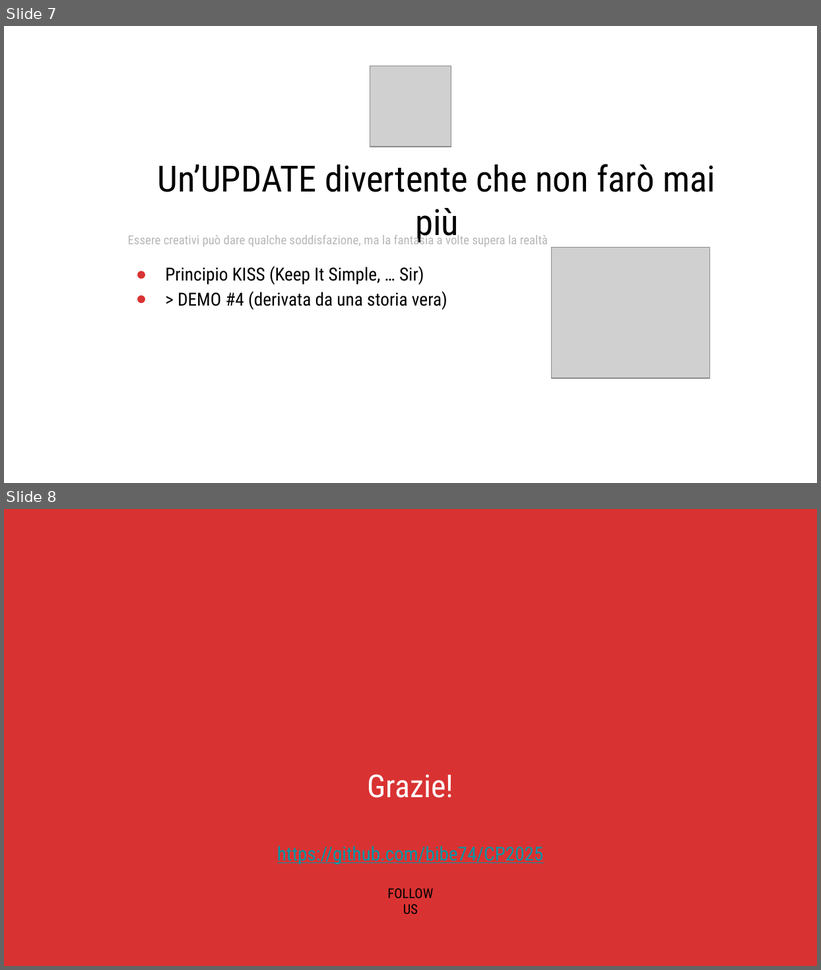
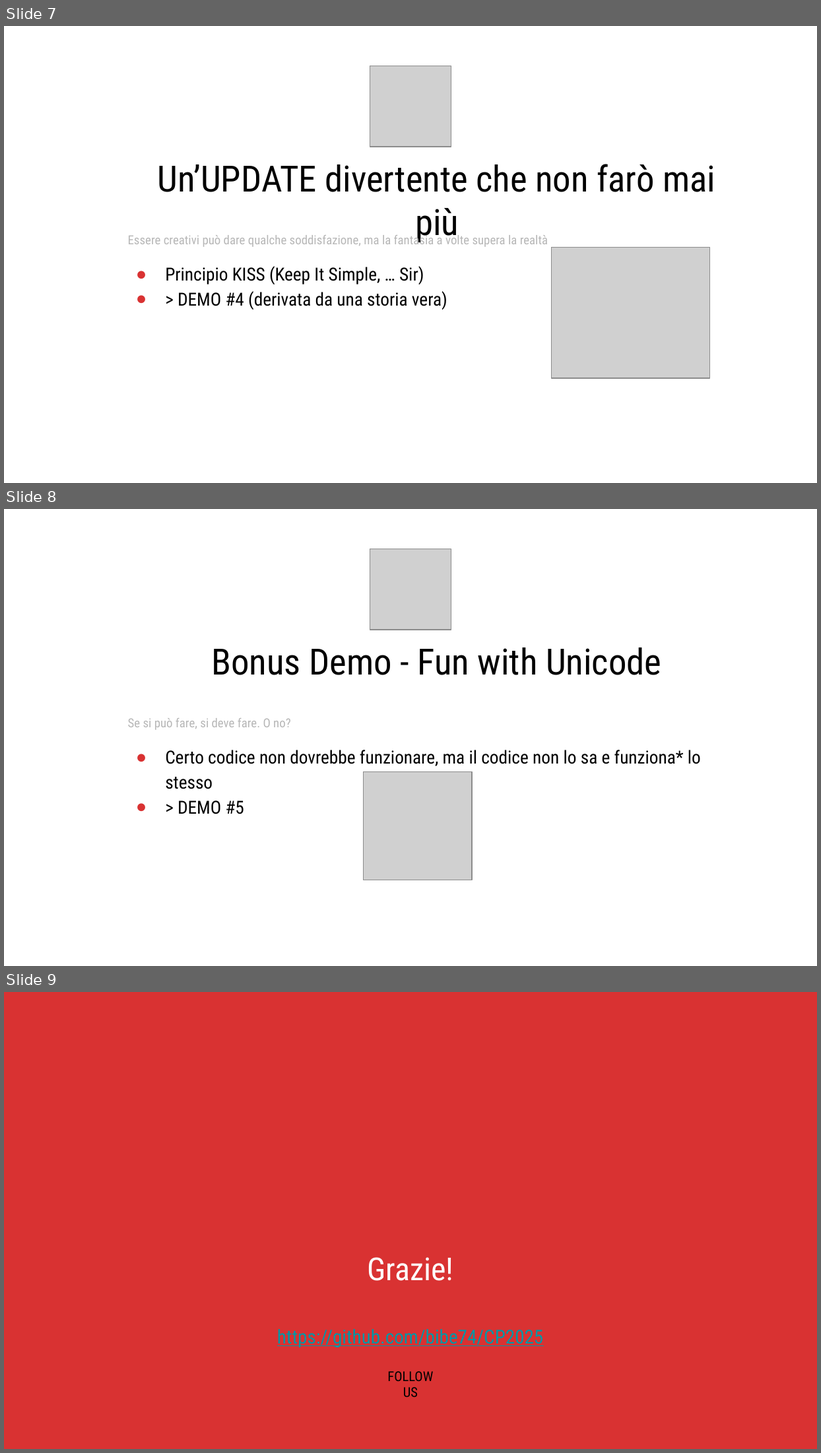
Before and after one commit to bibe74/CP2025, a slide deck: CP2025 - Utilizzare SQL.pptx. Shown one above the other, each under a label of ours: slides 7 and 8 before the commit, slides 7, 8 and 9 after it. The pictures are 821x970 and 821x1453 pixels, drawn with LibreOffice and Linux fonts; fonts in the diff are those of the drawing; grey boxes stand for pictures; background and template pictures are left out. Boxes give left, top, right and bottom in pixels: in the first picture for what was removed or moved away, otherwise in the second. Text is boxed around its words. In the diff, an @@ line names an element or a change of style, - is before the commit and + after.

Commit message:
Added bonus demo to the presentation

```diff
--- a/CP2025 - Utilizzare SQL.pptx
+++ b/CP2025 - Utilizzare SQL.pptx
@@ slide 8 added at <box>4,509,817,966</box>, background #FFFFFF @@
@@ picture added at <box>370,549,451,630</box> @@
@@ title added at <box>211,648,661,675</box>, 32 pt, text #000000 @@
+Bonus Demo - Fun with Unicode
@@ text added at <box>128,718,291,730</box>, 11 pt, text #B7B7B7 @@
+Se si può fare, si deve fare. O no?
@@ title added at <box>165,750,701,815</box>, 16 pt, text #000000 @@
+● Certo codice non dovrebbe funzionare, ma il codice non lo sa e funziona* lo stesso
+● > DEMO #5
@@ picture added at <box>364,772,471,880</box> @@
@@ what was slide 8 is now slide 9 @@
```
Also in this commit, not shown: 1 other file.
